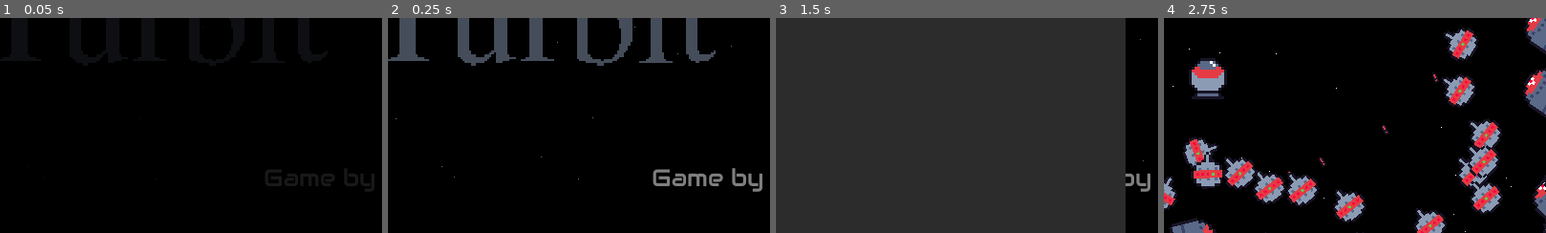
Above: before the commit, frames 1-4 (left to right).
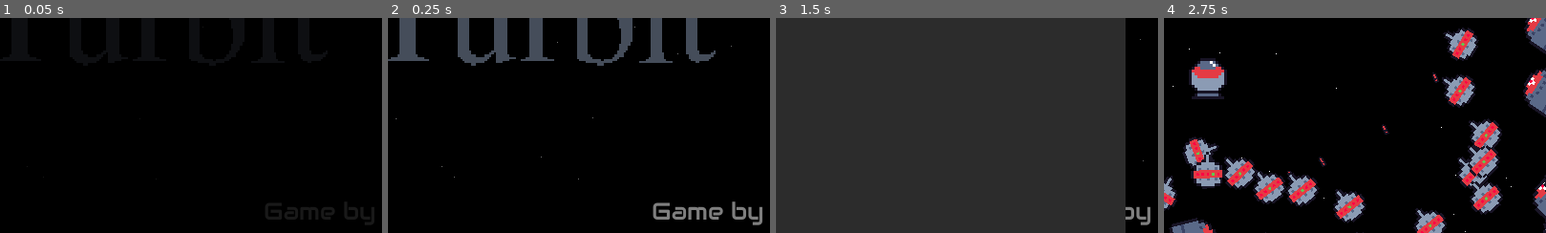
Above: after the commit, the same moments.

Repository: ColdCalzone/gmtk-gwj-34
Game: Godot game, scene res://ui/MainMenu.tscn
Two runs of this game, one before a commit and one after it. Both use one fixed random seed, a clock stepped at 60 frames per second and the inputs below. The project has no main scene, so this scene is started directly. Sound files missing from this copy of the repository are replaced by a short silence.
Inputs:
- Up to frame 1 (0.05 s): no input
- Up to frame 2 (0.25 s): no input
- Up to frame 3 (1.5 s): click "Play" at 0.5 s; click "Play" at 1.25 s
- Up to frame 4 (2.75 s): click "Options" at 2 s
The pictures show only the part of the screen within x 44-94%, y 36-86%; the shares and areas given below are measured in that part.

The runs differ from the first frame. In frame 1, 1.4% of the frame differs, in the area x 69-98%, y 70-96%; in frame 2, 2.3%, in the area x 69-98%, y 69-97%; in frame 3, 0.5%; in frame 4, nothing differs.

Commit message:
Removed newline in minicredits

Diff:
--- a/ui/MainMenu.tscn
+++ b/ui/MainMenu.tscn
@@ -62,19 +62,19 @@
 
 [node name="PlayButton" type="Button" parent="LeftPanel/MainContainer"]
 margin_right = 204.0
-margin_bottom = 20.0
+margin_bottom = 48.0
 text = "Play"
 
 [node name="OptionsButton" type="Button" parent="LeftPanel/MainContainer"]
-margin_top = 24.0
+margin_top = 52.0
 margin_right = 204.0
-margin_bottom = 44.0
+margin_bottom = 100.0
 text = "Options"
 
 [node name="QuitButton" type="Button" parent="LeftPanel/MainContainer"]
-margin_top = 48.0
+margin_top = 104.0
 margin_right = 204.0
-margin_bottom = 68.0
+margin_bottom = 152.0
 text = "Quit"
 
 [node name="TitleImage" type="TextureRect" parent="."]
@@ -104,13 +104,13 @@
 anchor_top = 1.0
 anchor_right = 1.0
 anchor_bottom = 1.0
-margin_left = -77.8
-margin_top = -65.0
+margin_left = -216.8
+margin_top = -131.6
 margin_right = 0.200012
+margin_bottom = 0.399963
 grow_horizontal = 0
 grow_vertical = 0
 text = "Game by
-
 ColdCalzone
 Isaac Astell"
 __meta__ = {
@@ -170,6 +170,9 @@
 margin_bottom = 600.0
 mouse_filter = 2
 color = Color( 0, 0, 0, 0 )
+__meta__ = {
+"_edit_use_anchors_": false
+}
 
 [connection signal="pressed" from="LeftPanel/MainContainer/PlayButton" to="." method="_on_PlayButton_pressed"]
 [connection signal="pressed" from="LeftPanel/MainContainer/OptionsButton" to="." method="_on_OptionsButton_pressed"]
